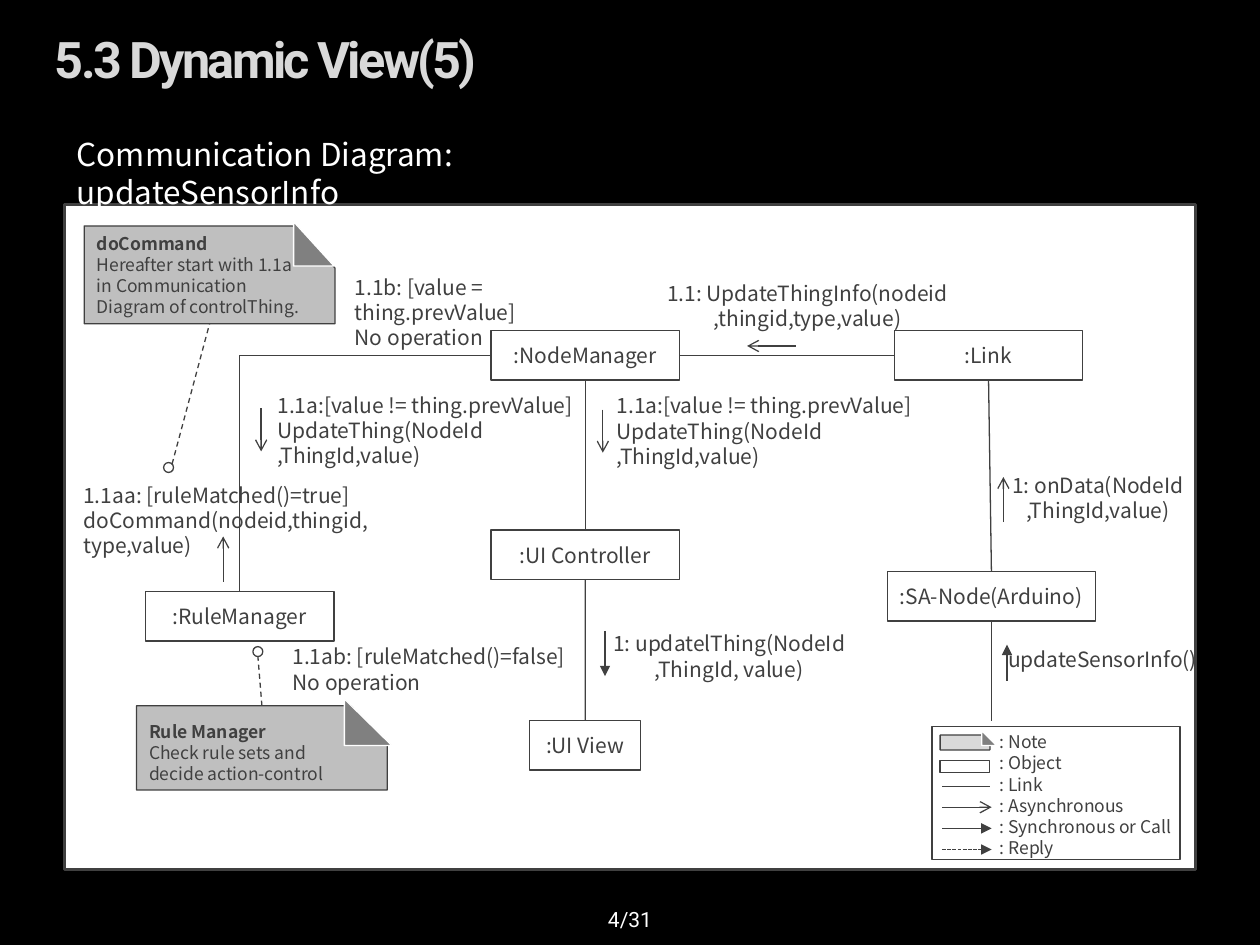
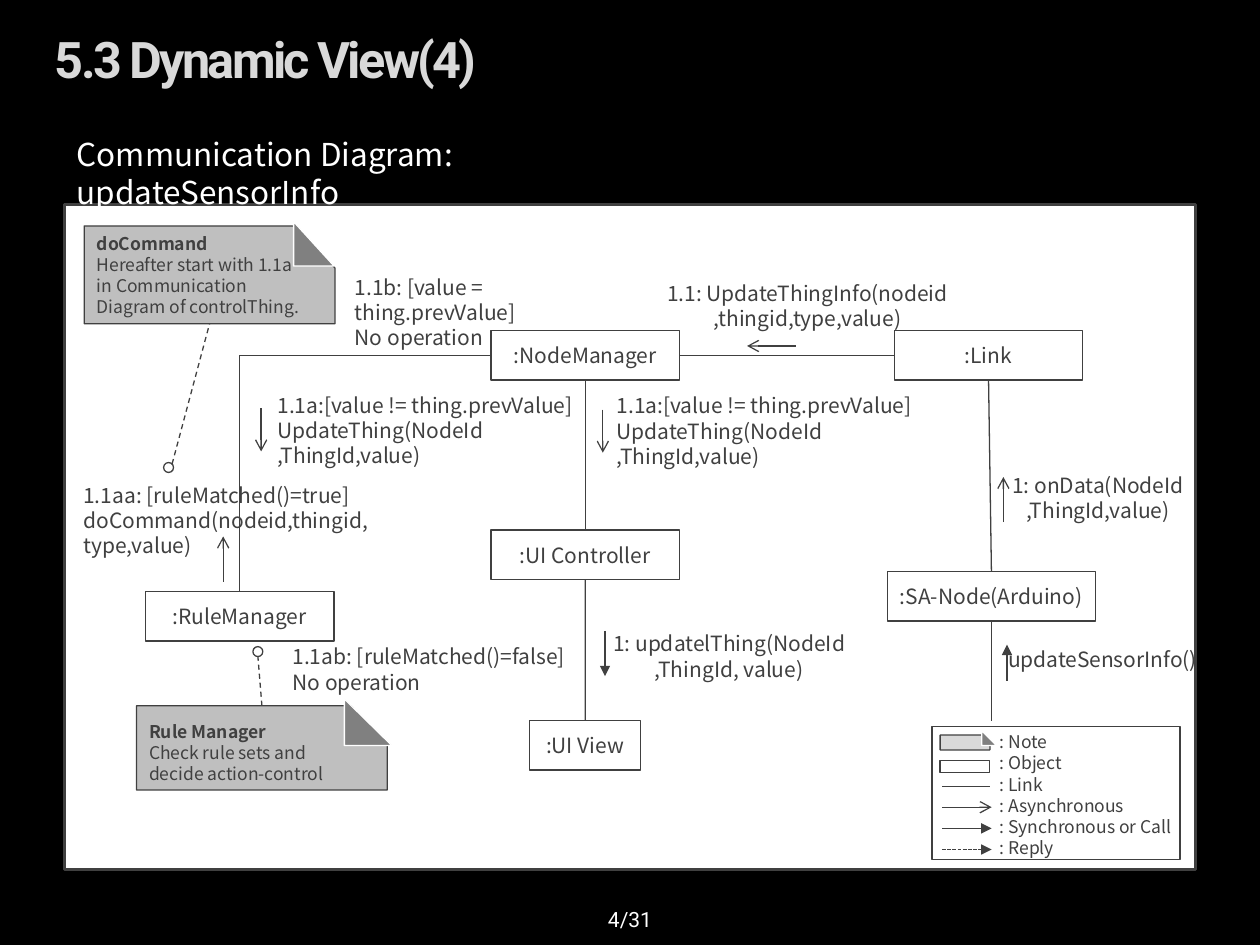
Before and after one commit to youkkwon/smarthome, a slide deck: slide 4 of doc/dynamic view 150616_communication_dgm.pptx. Drawn at 1260x945 pixels with LibreOffice and Linux fonts; fonts in the diff are those of the drawing; background and template pictures are left out. Boxes give left, top, right and bottom in pixels: in the first picture for what was removed or moved away, otherwise in the second. Text is boxed around its words. In the diff, an @@ line names an element or a change of style, - is before the commit and + after.

```diff
--- a/doc/dynamic view 150616_communication_dgm.pptx
+++ b/doc/dynamic view 150616_communication_dgm.pptx
@@ title at [55,38,477,89]: text changed @@
-5.3 Dynamic View(5)
+5.3 Dynamic View(4)
```
Also in this commit, not shown: 3 other slides changed, 2 slides added.
